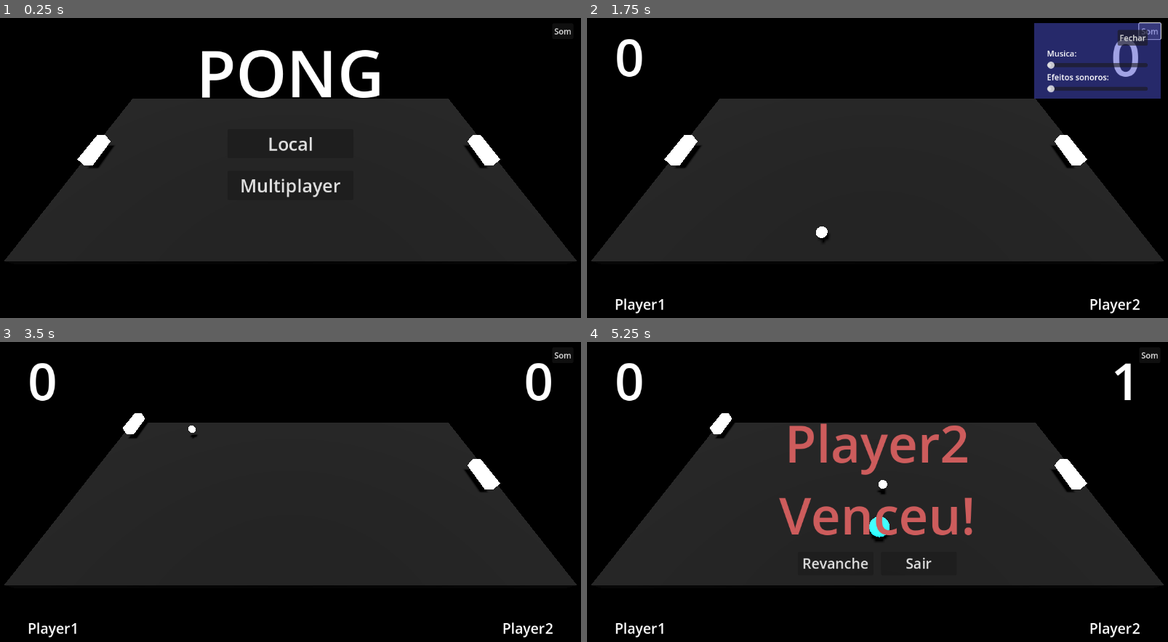
Above: before the commit, frames 1-4 (two rows, left to right).
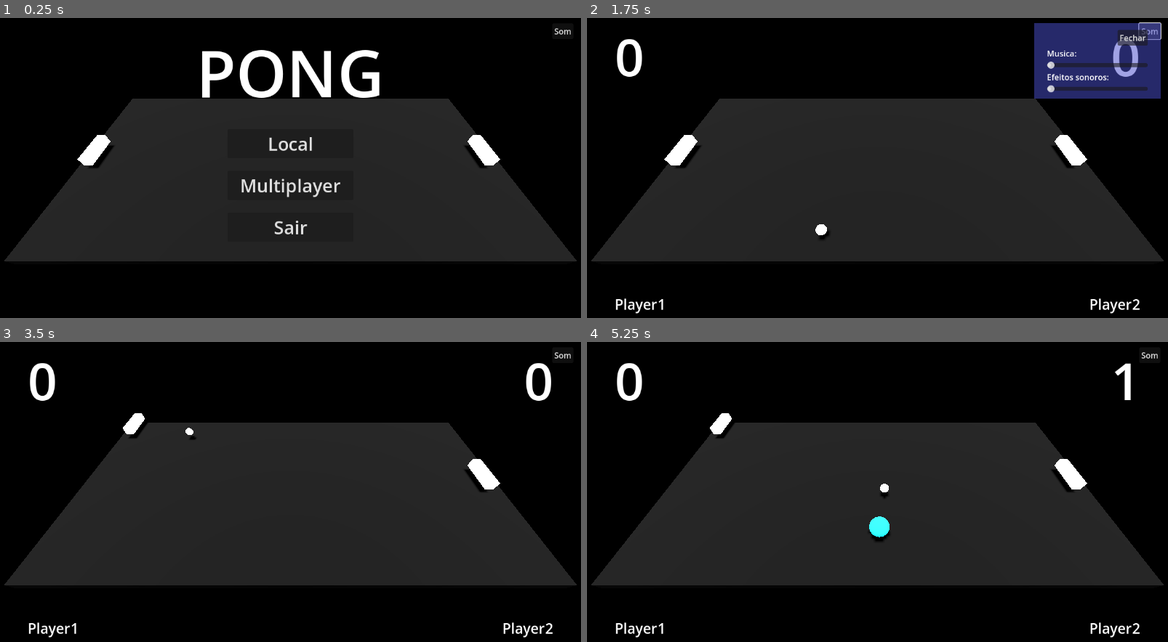
Above: after the commit, the same moments.

Repository: GuaraProductions/Pong3DMultiplayer
Game: Godot game, scene res://Main/jogo.tscn
The game is run twice, just before and just after one commit, with the same random seed, the same clock (stepped at 60 frames per second) and the same inputs. Before the commit the project has no main scene; this scene is started directly in both runs. Sound files missing from this copy of the repository are replaced by a short silence.
Inputs:
- Up to frame 1 (0.25 s): no input
- Up to frame 2 (1.75 s): click "Local" at 0.5 s; click "Som" at 1.25 s
- Up to frame 3 (3.5 s): click "Fechar" at 2 s; hold Up (player1_up) from 2.78 s (still down)
- Up to frame 4 (5.25 s): release Up (player1_up) at 3.53 s; hold Down (player1_down) 3.53-4.28 s; hold Up (player1_up) from 4.28 s (still down)

The runs differ from the first frame. In frame 1, 0.1% of the frame differs, in the area x 47-53%, y 67-73%; in frame 2, less than 0.1%; in frame 3, less than 0.1%; in frame 4, 3.4%, in the area x 33-67%, y 27-76%.

Commit message:
Multiplayer Spawner

Diff:
--- a/Main/GameMusic.gd
+++ b/Main/GameMusic.gd
@@ -5,7 +5,11 @@
 func _ready():
 
 	var music = possible_musics[randi_range(0,possible_musics.size()-1)]
+	self.stream = music
+	self.play()
 
+
+func _on_finished():
+	var music = possible_musics[randi_range(0,possible_musics.size()-1)]
 	self.stream = music
-
 	self.play()
--- a/Main/Player/Bola.gd
+++ b/Main/Player/Bola.gd
@@ -5,6 +5,8 @@
 @export var fator_de_aumento_da_velocidade : float = 0.25
 @export var fator_de_diminuir_a_velocidade : float = 0.20
 @export var sfx_player : SFXPlayer
+
+@export var velocidade_maxima = 35
 
 var direction : Vector3 = Vector3(1,0,1)
 
@@ -26,11 +28,11 @@
 
 		if collision.get_normal().z != 0:
 			direction.z = -direction.z
-		elif collision.get_normal().x != 0:
+		if collision.get_normal().x != 0:
 			direction.x = -direction.x
-		else:
-			direction.x = -direction.x
-			direction.z = -direction.z
+
+		movement = direction * speed * delta
+		move_and_collide(movement)
 
 func resetar(position: Vector3, para_a_direita: bool) -> void:
 	self.global_position = position
@@ -61,4 +63,4 @@
 	speed = max(speed - speed * fator_de_diminuir_a_velocidade, 6)
 
 func aumentar_velocidade() -> void:
-	speed += (speed * fator_de_aumento_da_velocidade)
+	speed += min((speed * fator_de_aumento_da_velocidade),velocidade_maxima)
--- a/Main/Poderes/AreaSpawnPoderes.gd
+++ b/Main/Poderes/AreaSpawnPoderes.gd
@@ -10,9 +10,15 @@
 @export var node_spawnar : Node
 @export var sfx_player : SFXPlayer
 
+@export var multiplayer_spawner : MultiplayerSpawner
+
 var poderes_spawnados := []
 
 var ativado := false : set = togglar
+
+func _ready():
+	multiplayer_spawner.spawn_path = node_spawnar.get_path()
+	multiplayer_spawner.spawn_function = spawnar_poder
 
 func togglar(p_ativado: bool) -> void:
 	ativado = p_ativado
@@ -24,6 +30,7 @@
 
 func remover_todos_poderes():
 	matar_todos_poderes.emit()
+	multiplayer_spawner.clear_spawnable_scenes()
 
 func _on_timer_timeout():
 
@@ -35,22 +42,21 @@
 
 	var spawn_posicao = Vector3(randf_range(lim_inferior.x,lim_superior.x),0, randf_range(lim_inferior.z,lim_superior.z))
 
-	spawnar_poder.rpc(spawn_posicao, randi_range(0,poderes.size()-1))
+	multiplayer_spawner.spawn({"index": randi_range(0,poderes.size()-1), "spawn_posicao": spawn_posicao})
 
-@rpc("any_peer","call_local","reliable")
-func spawnar_poder(spawn_posicao: Vector3, poder_index: int) -> void:
+func spawnar_poder(data: Variant) -> Node:
 
-	var poder = poderes[poder_index]
+	var poder = poderes[data.index]
 
 	var poder_instancia = poder.instantiate()
 
 	matar_todos_poderes.connect(poder_instancia.queue_free)
-	poder_instancia.tree_exited.connect(poder_despawnado.bind(poderes_spawnados.size()))
+	poder_instancia.tree_exited.connect(poder_despawnado.bind(poder_instancia))
 	poderes_spawnados.append(poder_instancia)
 
-	node_spawnar.add_child(poder_instancia)
-	poder_instancia.global_position = spawn_posicao
+	poder_instancia.set_deferred("global_position", data.spawn_posicao)
+	return poder_instancia
 
-func poder_despawnado(poder_instancia_index):
-	poderes_spawnados.erase(poder_instancia_index)
+func poder_despawnado(poder_instancia):
+	poderes_spawnados.erase(poder_instancia)
 	sfx_player.power_up_pick_up_sfx()
--- a/Main/Poderes/AreaSpawnPoderes.tscn
+++ b/Main/Poderes/AreaSpawnPoderes.tscn
@@ -4,13 +4,14 @@
 [ext_resource type="PackedScene" uid="uid://1gwg6owdihi8" path="res://Main/Poderes/Lentidao.tscn" id="2_ekgw2"]
 [ext_resource type="PackedScene" uid="uid://jl7ckajkhcy0" path="res://Main/Poderes/Acelerar.tscn" id="3_vmb22"]
 
-[node name="AreaSpawnPoderes" type="Node3D" node_paths=PackedStringArray("timer", "limite_superior", "limite_inferior")]
+[node name="AreaSpawnPoderes" type="Node3D" node_paths=PackedStringArray("timer", "limite_superior", "limite_inferior", "multiplayer_spawner")]
 script = ExtResource("1_f7ss7")
 timer = NodePath("Timer")
 limite_superior = NodePath("LimiteSuperior")
 limite_inferior = NodePath("LimiteInferior")
 poderes = Array[PackedScene]([ExtResource("2_ekgw2"), ExtResource("3_vmb22")])
 numero_poderes_maximo = 3.0
+multiplayer_spawner = NodePath("MultiplayerSpawner")
 
 [node name="LimiteSuperior" type="Marker3D" parent="."]
 transform = Transform3D(1, 0, 0, 0, 1, 0, 0, 0, 1, -15.9756, 0.569587, -7.87739)
--- a/Main/SFXPlayer.gd
+++ b/Main/SFXPlayer.gd
@@ -30,7 +30,6 @@
 	play()
 
 func winner_sfx():
-	print("pitch_scale: ", pitch_scale)
 	pitch_scale = 1
 	stream = sfxs[4]
 	play()
--- a/Main/TelaDoJogo.gd
+++ b/Main/TelaDoJogo.gd
@@ -49,6 +49,8 @@
 	if placar_inteiro == placar_maximo:
 		player2_ganhou.emit()
 		mostrar_vencendor(player_2_win_color, player2_nome.text)
+	else:
+		sfx_player.points_sfx()
 
 	placar_player_2.text = str(placar_inteiro)
 
--- a/Main/Telas.gd
+++ b/Main/Telas.gd
@@ -144,3 +144,7 @@
 	placar.visible = false
 	tela_principal.visible = true
 	tela_login.visible = false
+
+
+func _on_quit_pressed():
+	get_tree().quit()
--- a/Main/jogo.tscn
+++ b/Main/jogo.tscn
@@ -162,7 +162,6 @@
 theme_override_constants/margin_right = 55
 theme_override_constants/margin_bottom = 55
 script = ExtResource("4_kxv83")
-placar_maximo = 1
 placar_player_1 = NodePath("Player1")
 placar_player_2 = NodePath("Player2")
 player1_nome = NodePath("Jogadores/Jogador1")
@@ -231,7 +230,6 @@
 text = "Sair"
 
 [node name="Principal" type="MarginContainer" parent="Telas"]
-visible = false
 anchors_preset = 15
 anchor_right = 1.0
 anchor_bottom = 1.0
@@ -265,6 +263,13 @@
 size_flags_horizontal = 4
 theme_override_font_sizes/font_size = 36
 text = "Multiplayer"
+
+[node name="Quit" type="Button" parent="Telas/Principal/VBoxContainer"]
+custom_minimum_size = Vector2(250, 0)
+layout_mode = 2
+size_flags_horizontal = 4
+theme_override_font_sizes/font_size = 36
+text = "Sair"
 
 [node name="Login" type="MarginContainer" parent="Telas" node_paths=PackedStringArray("ip", "port", "nickname")]
 visible = false
@@ -428,12 +433,14 @@
 max_value = 8.0
 
 [node name="Music" type="AudioStreamPlayer" parent="."]
+process_mode = 3
 volume_db = -45.0
 bus = &"Music"
 script = ExtResource("9_g5x34")
 possible_musics = Array[AudioStream]([ExtResource("10_6ah3i"), ExtResource("11_7383g"), ExtResource("12_gcm76")])
 
 [node name="SFX" type="AudioStreamPlayer" parent="."]
+process_mode = 3
 volume_db = -20.0
 pitch_scale = 0.01
 bus = &"SFX"
@@ -448,6 +455,7 @@
 [connection signal="pressed" from="Telas/Placar/PosPartida/HBoxContainer/Sair" to="Telas" method="_on_sair_pressed"]
 [connection signal="pressed" from="Telas/Principal/VBoxContainer/Local" to="Telas" method="_on_local_pressed"]
 [connection signal="pressed" from="Telas/Principal/VBoxContainer/Multiplayer" to="Telas" method="_on_multiplayer_pressed"]
+[connection signal="pressed" from="Telas/Principal/VBoxContainer/Quit" to="Telas" method="_on_quit_pressed"]
 [connection signal="criar_server" from="Telas/Login" to="Telas" method="_on_login_criar_server"]
 [connection signal="logar" from="Telas/Login" to="Telas" method="_on_login_logar"]
 [connection signal="pressed" from="Telas/Login/Back" to="Telas" method="_on_back_pressed"]
@@ -457,3 +465,4 @@
 [connection signal="pressed" from="Telas/Som/ColorRect/MarginContainer/VBoxContainer/SairBotao" to="Telas/Som" method="_on_sair_botao_pressed"]
 [connection signal="value_changed" from="Telas/Som/ColorRect/MarginContainer/VBoxContainer/MusicaSlider" to="Telas/Som" method="_on_musica_slider_value_changed"]
 [connection signal="value_changed" from="Telas/Som/ColorRect/MarginContainer/VBoxContainer/SFXSlider" to="Telas/Som" method="_on_sfx_slider_value_changed"]
+[connection signal="finished" from="Music" to="Music" method="_on_finished"]
--- a/project.godot
+++ b/project.godot
@@ -11,6 +11,7 @@
 [application]
 
 config/name="Pong3D"
+run/main_scene="res://Main/jogo.tscn"
 config/features=PackedStringArray("4.2", "Mobile")
 config/icon="res://icon.svg"
 
